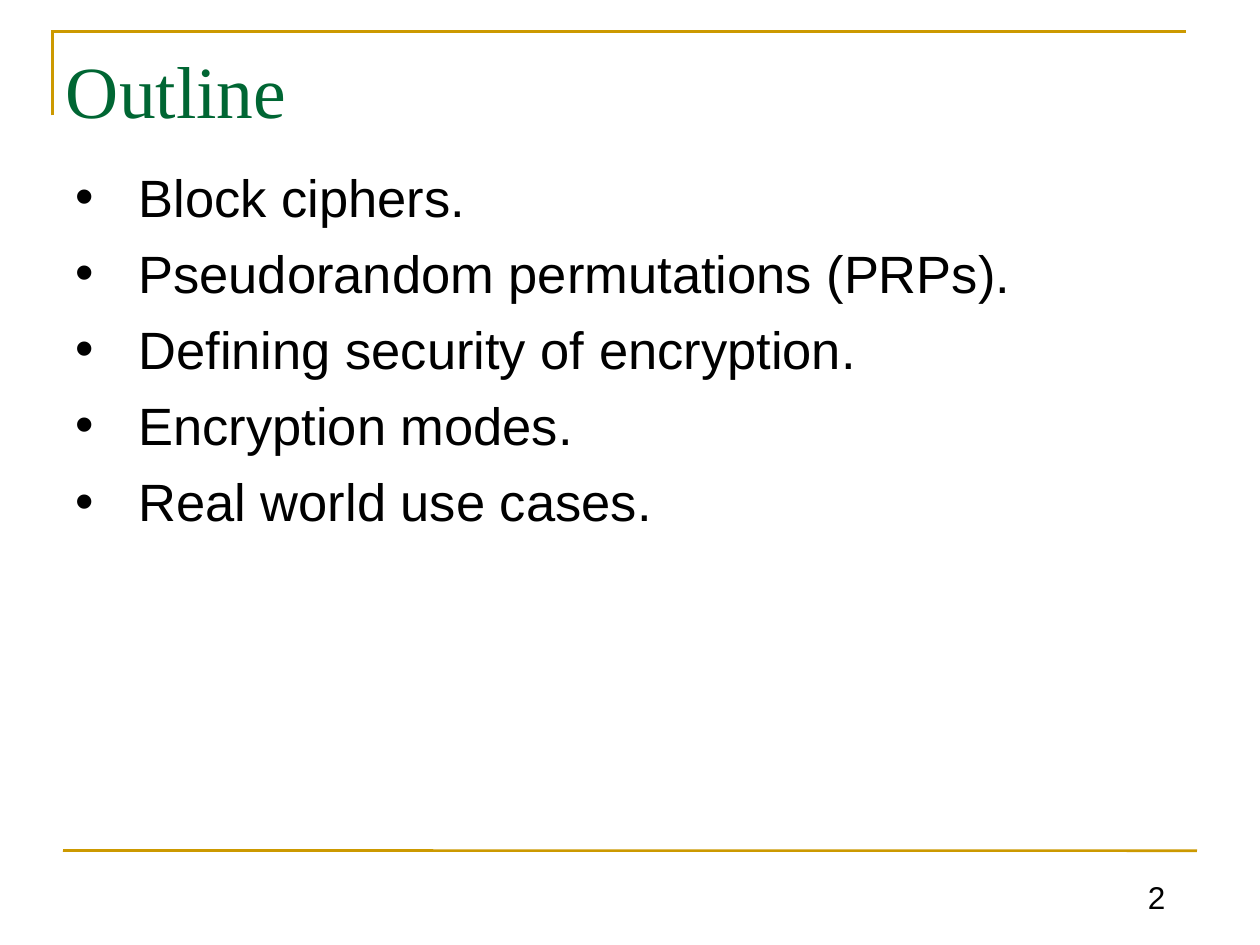
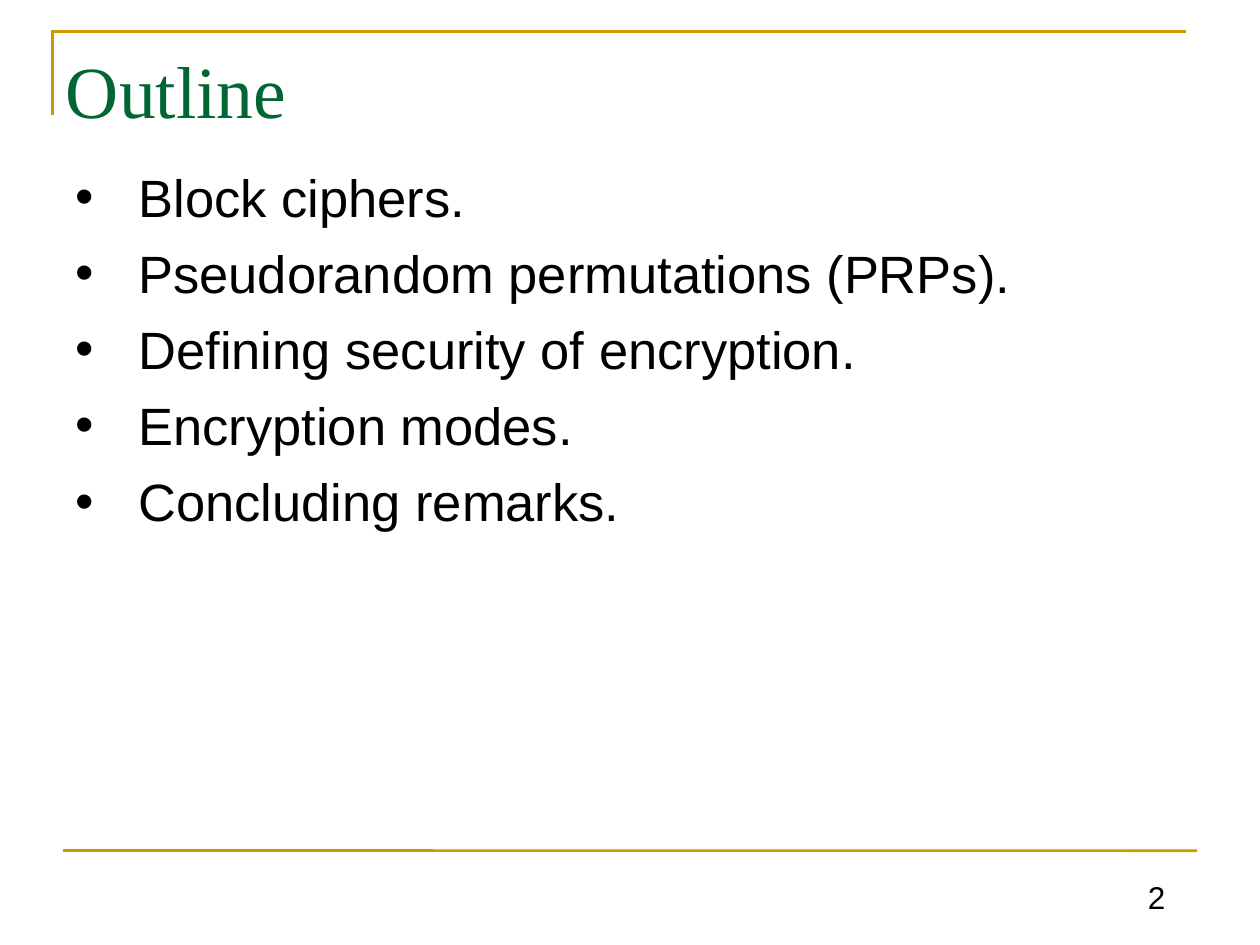
Before and after one commit to GhadaAlmashaqbeh/GhadaAlmashaqbeh.github.io, a slide deck: slide 2 of courses/cse3400-s2021/lecture4.pptx. Drawn at 1260x945 pixels with LibreOffice and Linux fonts; fonts in the diff are those of the drawing. Boxes give left, top, right and bottom in pixels: in the first picture for what was removed or moved away, otherwise in the second. Text is boxed around its words. In the diff, an @@ line names an element or a change of style, - is before the commit and + after.

```diff
--- a/courses/cse3400-s2021/lecture4.pptx
+++ b/courses/cse3400-s2021/lecture4.pptx
@@ text at box(138, 483, 619, 532): text changed @@
-• Real world use cases.
+• Concluding remarks.
```
Also in this commit, not shown: 32 other slides changed, 21 slides removed, 4 other files.
